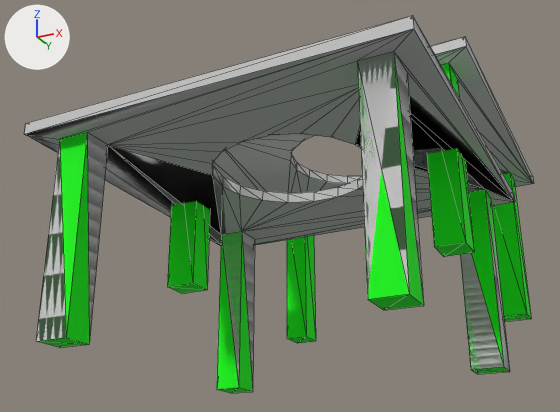
What one commit did to the FBX model UnityTest/Destruction/Assets/Method1/Meshes/5out.fbx.
Both versions are drawn from a 50 mm lens placed at (0.837, -2.258, -0.891), pointed at (-0.118, -0.348, -0.031). Arrows for +X, +Y and +Z are at upper left; the lights stay in place. Mesh edges are drawn as thin lines. Where no turn or scale is listed for an object, it has been applied to the vertices.

Script lines for the objects in view, before the commit:
```python
me_mesh = bpy.data.meshes.new('Mesh')
me_mesh.from_pydata(...)  # 76 vertices, 152 faces; spans x -0.5..0.5, y -1.0..0.0, z -0.516..0.025
# faces by material slot: [112, 40]
me_mesh.materials.append(mat_01___default)  # its picture is missing
me_mesh.materials.append(mat_03___default)  # its picture is missing
me_table_0 = bpy.data.meshes.new('Table_0')
me_table_0.from_pydata(...)  # 76 vertices, 158 faces; spans x -0.5..0.5, y -1.0..0.0, z -0.516..0.025
# faces by material slot: [118, 40]
me_table_0.materials.append(mat_01___default)  # its picture is missing
me_table_0.materials.append(mat_03___default)  # its picture is missing
ob_table = bpy.data.objects.new('Table', me_mesh)
ob_table.location = (0.0, 0.5, 0.256)
ob_table_0 = bpy.data.objects.new('Table_0', me_table_0)
ob_table_0.location = (0.0, 0.0, 0.0)
```
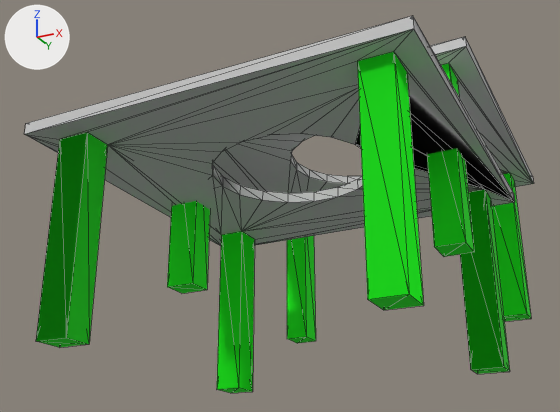
Pixel boxes (x1, y1, x2, y2) of what changed, in the pictures (560 x 412 px):
part 1 of me_table_0, built on
    before: (25, 52, 510, 391)

Diff of the bpy script that builds the scene:
```diff
--- a/UnityTest/Destruction/Assets/Method1/Meshes/5out.fbx.py
+++ b/UnityTest/Destruction/Assets/Method1/Meshes/5out.fbx.py
@@ mat_crosssection @@
+mat_crosssection = principled_material('crossSection')
+mat_crosssection.base_color = (1.0, 1.0, 1.0)  # white #ffffff
+mat_crosssection.roughness = 0.929
@@ me_table_0 @@
 # used by ob_table_0; location = (0.0, 0.0, 0.0)
-me_table_0.from_pydata(...)  # 76 vertices, 158 faces; spans x -0.5..0.5, y -1.0..0.0, z -0.516..0.025
+me_table_0.from_pydata(...)  # 88 vertices, 248 faces; spans x -0.5..0.5, y -1.0..0.0, z -0.516..0.025
+# me_table_0 part 1
+# 6 faces are deleted
+# 12 vertices are added at x -0.409..0.397, y -0.909..-0.096, z -0.261..0.013
+# 96 new faces join them, mat_crosssection (white #ffffff)
 me_table_0.materials.append(mat_01___default)
 me_table_0.materials.append(mat_03___default)
+me_table_0.materials.append(mat_crosssection)  # white #ffffff
```
